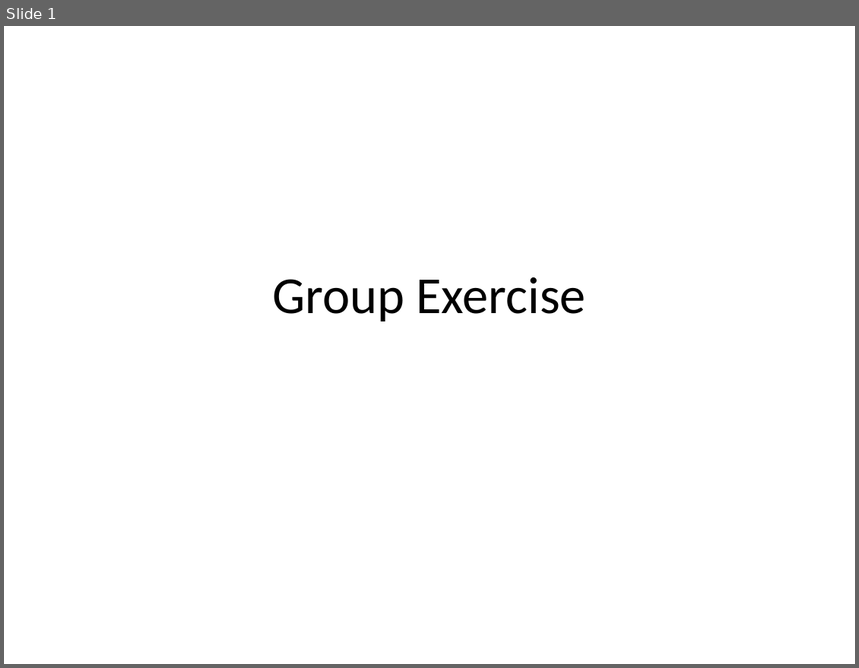
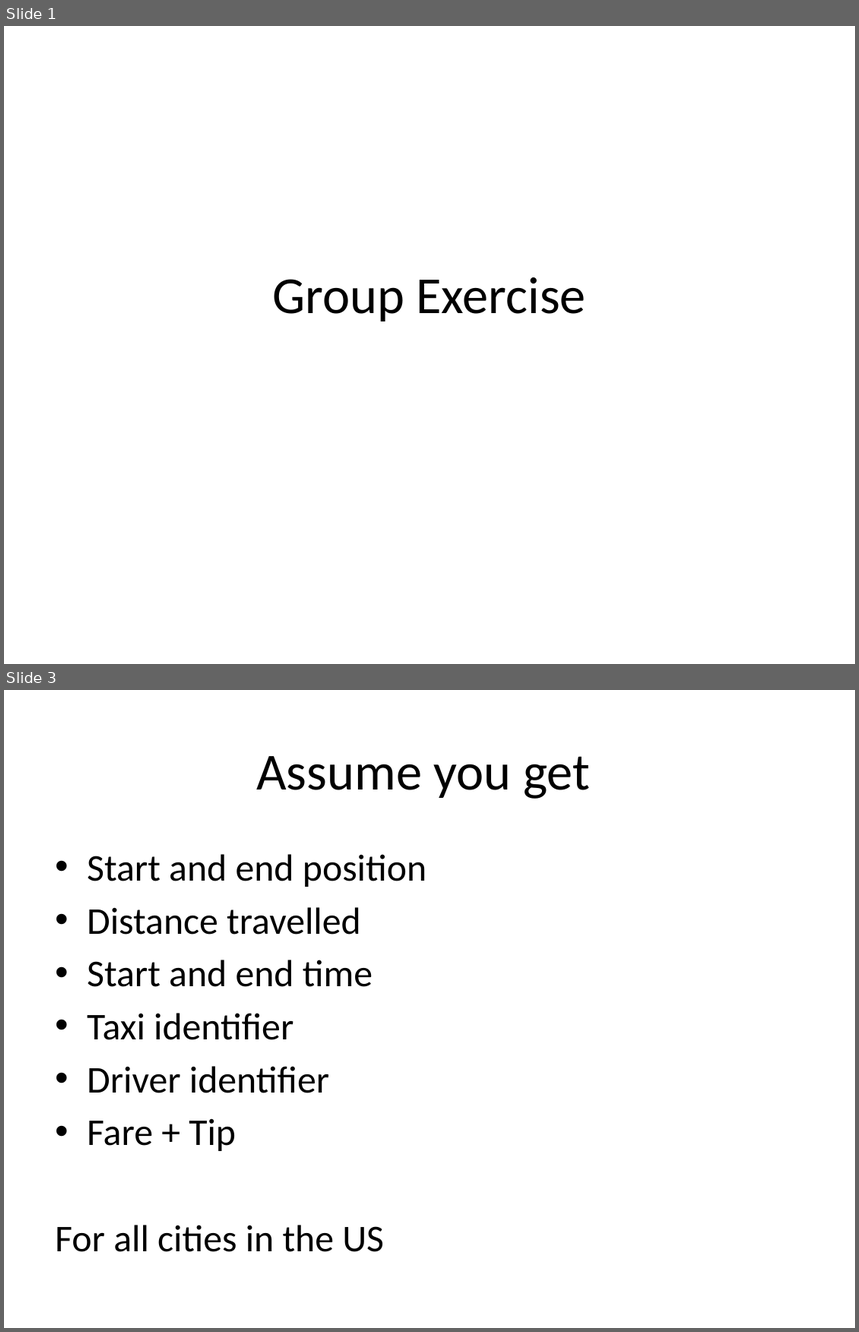
Before and after one commit to pzfreo/ox-clo, a slide deck: pres-source/old-etc/group.pptx. Shown one above the other, each under a label of ours: slide 1 before the commit, slides 1 and 3 after it; the slides between them are not shown. The pictures are 859x668 and 859x1332 pixels, drawn with LibreOffice and Linux fonts; fonts in the diff are those of the drawing. Boxes give left, top, right and bottom in pixels: in the first picture for what was removed or moved away, otherwise in the second. Text is boxed around its words. In the diff, an @@ line names an element or a change of style, - is before the commit and + after.

```diff
--- a/pres-source/old-etc/group.pptx
+++ b/pres-source/old-etc/group.pptx
@@ slide 3 added at (4,690,855,1328), background #FFFFFF @@
@@ title added at (256,756,590,799), 44 pt, text #000000 @@
+Assume you get
@@ text added at (55,854,427,1252), 32 pt, text #000000 @@
+• Start and end position
+• Distance travelled
+• Start and end time
+• Taxi identifier
+• Driver identifier
+• Fare + Tip
+For all cities in the US
```
Also in this commit, not shown: 1 slide changed, 1 other slide added, 3 other files.
